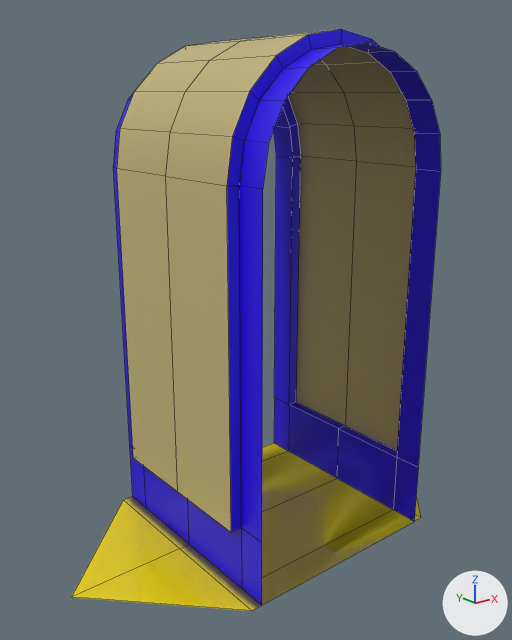
The FBX model Assets/Prefabs/Miles/V1/Straights/StraightV1.fbx as it was, and as the next commit left it.
The view is the same before and after, from a camera (50 mm lens) standing at (-2.27, -2.72, 2.23) and looking at (-0.08, 0.02, 1.13). Lighting does not change. The marker at lower right points along +X, +Y and +Z. The first picture is the older version. Mesh edges are drawn as thin lines.

The first picture shows 'StraightV1'.
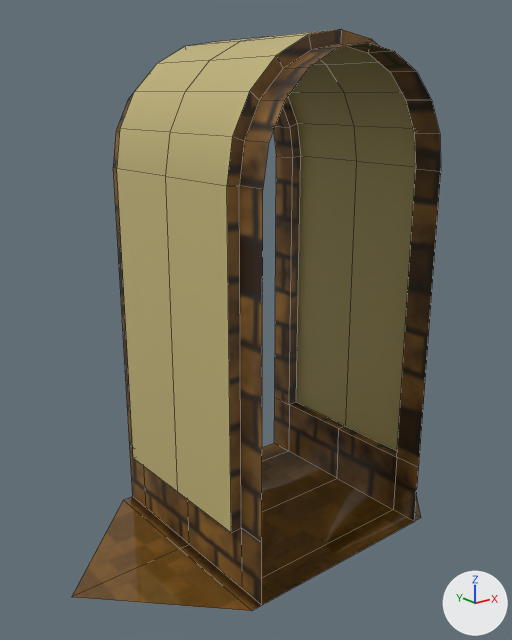
Patch to the scene script:
```diff
--- a/Assets/Prefabs/Miles/V1/Straights/StraightV1.fbx.py
+++ b/Assets/Prefabs/Miles/V1/Straights/StraightV1.fbx.py
@@ img_straightv1baked_png @@
+img_straightv1baked_png = load_image('StraightV1Baked.png', '../../../../Materials/Miles/StraightV1Baked.png', 4096, 4096, 'sRGB')
@@ mat_floor @@
 mat_floor = principled_material('Floor')
-mat_floor.base_color = (0.8, 0.649, 0.0)  # yellow #e7d300
+mat_floor.texture = img_straightv1baked_png
 mat_floor.roughness = 0.05
@@ mat_accent @@
 mat_accent = principled_material('Accent')
-mat_accent.base_color = (0.0212, 0.0, 0.8)  # blue #2800e7
+mat_accent.texture = img_straightv1baked_png
@@ me_plane_005 @@
 # used by ob_straightv1; location = (0.0, 0.0, 0.0)
 # verts and faces of me_plane_005; kept vertices keep their numbers, new ones are numbered from 119
 # before: 23 (0.54, 0.6, 0.33) at pixel (274, 397), 53 (0.6, 0.45, 0.33) at pixel (296, 402), 55 (0.54, 0.45, 0.33) at pixel (289, 404), 61 (0.6, 0.45, 1.9) at pixel (300, 156), 71 (0.54, 0.45, 0.33) at pixel (289, 404)
 # before: 72 (0.54, 0.6, 0.33) at pixel (274, 397), 86 (0.54, 0.6, 1.9) at pixel (276, 156), 118 (0.54, 0.45, 1.9) at pixel (292, 157)
 # before: 24 (0.54, -0.6, 0.33) at pixel (418, 467), 38 (0.6, -0.45, 0.33), 40 (0.54, -0.45, 0.33) at pixel (396, 457), 51 (0.6, -0.45, 1.9), 105 (0.54, -0.6, 1.9) at pixel (440, 171)
 # before: 106 (0.54, -0.45, 1.9) at pixel (415, 169), 107 (0.54, -0.6, 0.33) at pixel (418, 467), 108 (0.54, -0.45, 0.33) at pixel (396, 457)
-me_plane_005.from_pydata(...)  # 119 vertices, 96 faces; spans x -1.2..1.2, y -0.6..0.6, z 0.0..2.5
+me_plane_005.from_pydata(...)  # 115 vertices, 96 faces; spans x -1.2..1.2, y -0.6..0.6, z 0.0..2.5
+# me_plane_005 part 1
+delete_vertices([71, 72])  # with the faces that use them
+faces += [(53, 61, 118, 55), (23, 55, 118, 86)]  # mat_accent (picture img_straightv1baked_png)
+# me_plane_005 part 2
+delete_vertices([107, 108])  # with the faces that use them
+faces += [(38, 40, 106, 51), (24, 105, 106, 40)]  # mat_accent (picture img_straightv1baked_png)
+# me_plane_005 part 3: 92 kept faces spanning x -1.2..1.2, y -0.6..0.6, z 0.0..2.5 get new texture (UV) coordinates
 me_plane_005.materials.append(mat_floor)
```

Where the change shows, as pixel boxes [x1, y1, x2, y2] in the pictures (512 x 640 px; the box of a moved part takes in the faces that stretch with it):
'StraightV1', surface changed, reshaped (darker): [72, 29, 441, 611] in both
part 1 of me_plane_005, moved or reshaped: before [274, 156, 301, 405]; after [275, 156, 301, 405]
part 2 of me_plane_005, moved or reshaped: before [397, 169, 441, 467]; after [397, 169, 441, 468]
part 3 of me_plane_005, surface changed (darker): [72, 29, 441, 611] in both
